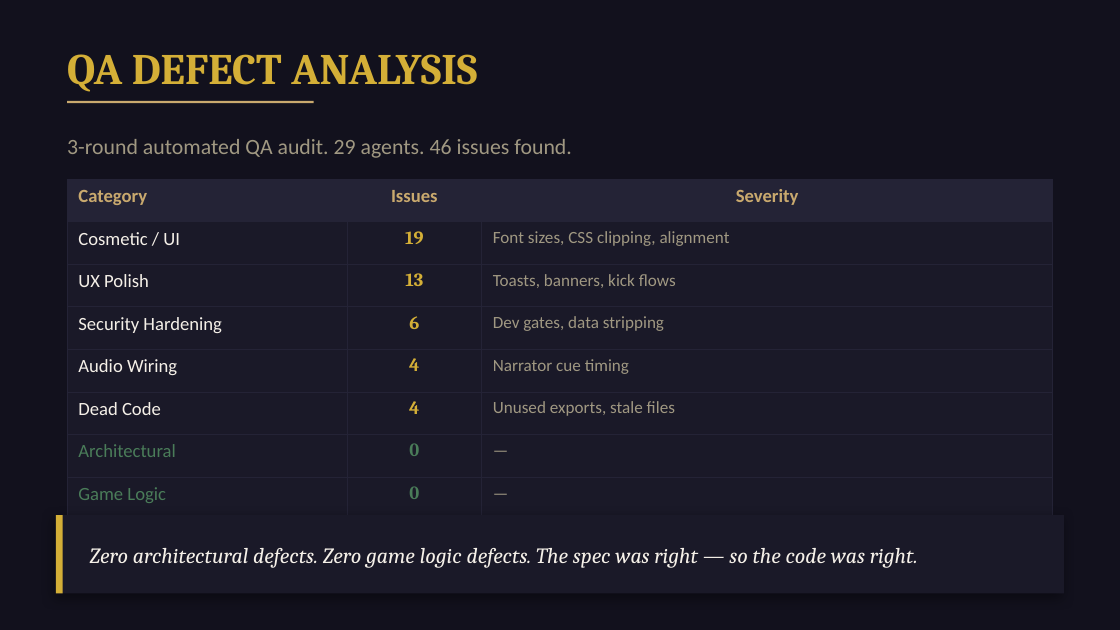
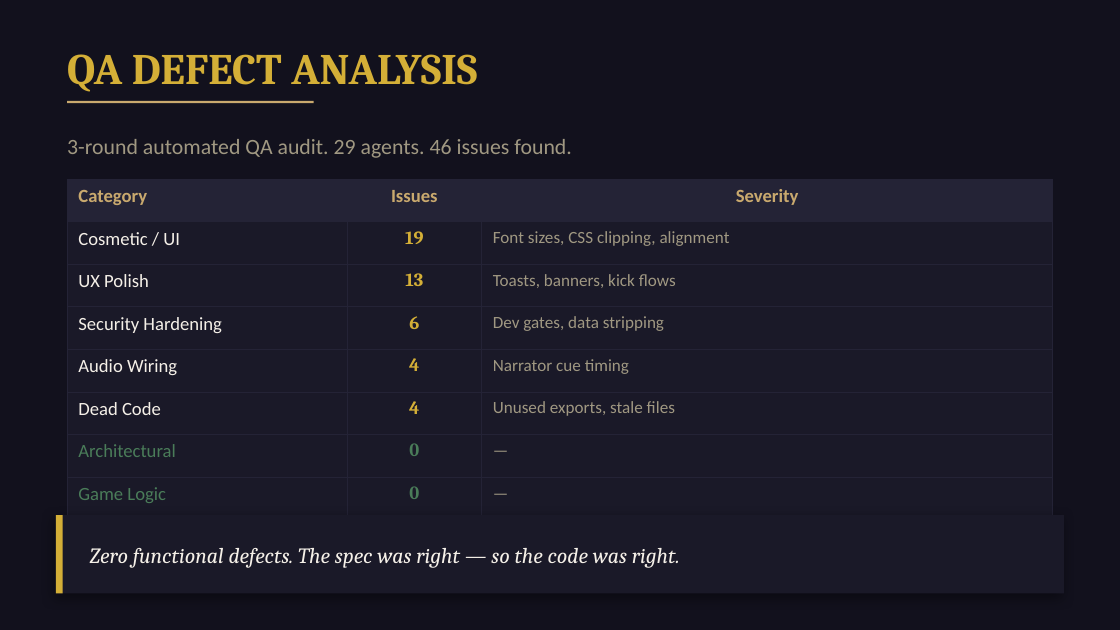
Before and after one commit to mbriggsy/ai-learning-journey, a slide deck: slide 6 of projects/undercover-mob-boss/docs/UMB-Executive-Summary.pptx. Drawn at 1120x630 pixels with LibreOffice and Linux fonts; fonts in the diff are those of the drawing. Boxes give left, top, right and bottom in pixels: in the first picture for what was removed or moved away, otherwise in the second. Text is boxed around its words. In the diff, an @@ line names an element or a change of style, - is before the commit and + after.

```diff
--- a/projects/undercover-mob-boss/docs/UMB-Executive-Summary.pptx
+++ b/projects/undercover-mob-boss/docs/UMB-Executive-Summary.pptx
@@ text at box(90, 548, 680, 568): text changed @@
-Zero architectural defects. Zero game logic defects. The spec was right — so the code was right.
+Zero functional defects. The spec was right — so the code was right.
```
Also in this commit, not shown: 1 other slide changed, 6 other files.
